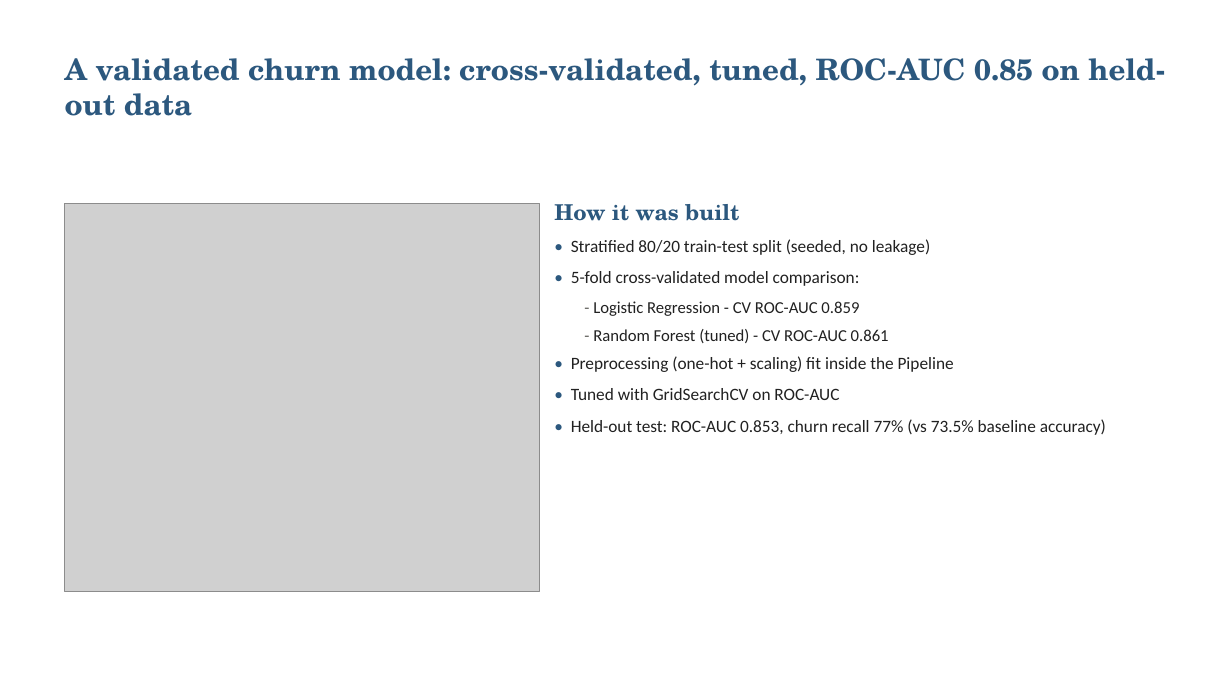
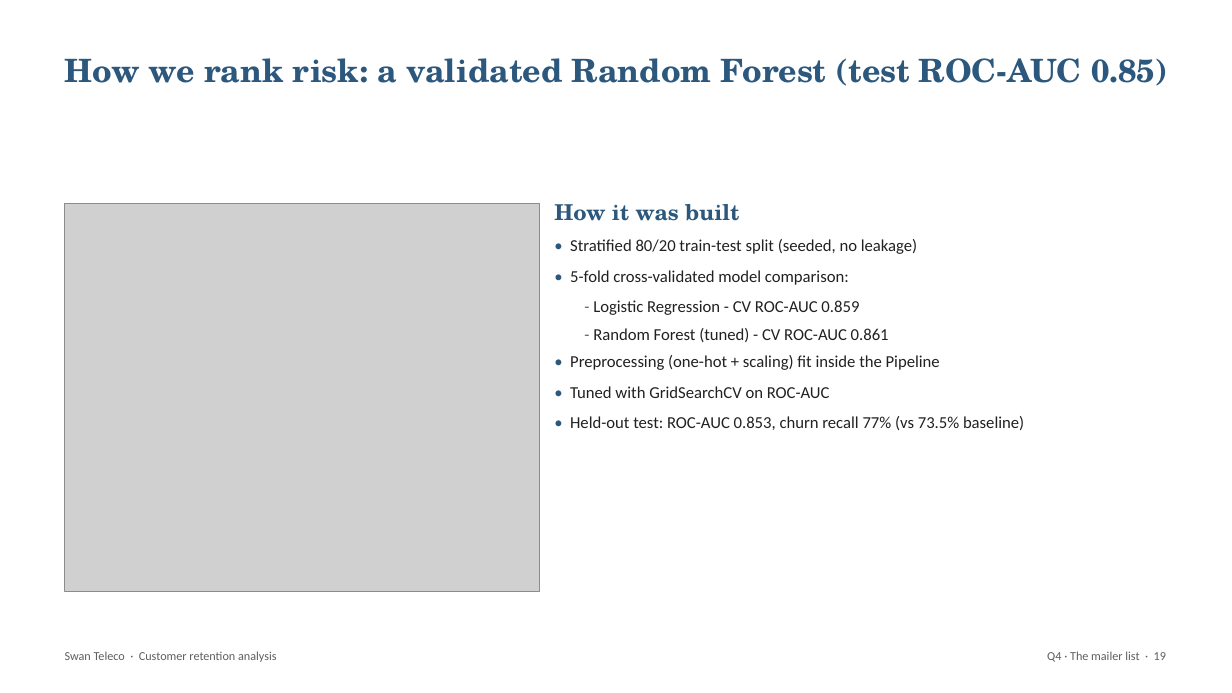
Before and after one commit to Sai-Bolla/SwanTeleco, a slide deck: slide 19 of Swan_Teleco_EDA_Clustering_Deck.pptx (slide 7 before the commit). Drawn at 1232x693 pixels with LibreOffice and Linux fonts; fonts in the diff are those of the drawing; grey boxes stand for pictures. Boxes give left, top, right and bottom in pixels: in the first picture for what was removed or moved away, otherwise in the second. Text is boxed around its words. In the diff, an @@ line names an element or a change of style, - is before the commit and + after.

```diff
--- a/Swan_Teleco_EDA_Clustering_Deck.pptx
+++ b/Swan_Teleco_EDA_Clustering_Deck.pptx
@@ text at [65, 58, 1168, 86]: text changed; size 23 to 25 pt @@
-A validated churn model: cross-validated, tuned, ROC-AUC 0.85 on held-out data
+How we rank risk: a validated Random Forest (test ROC-AUC 0.85)
@@ text at [570, 239, 940, 398]: size 13.5 to 13 pt in "• Stratified 80/20 train-test split (seeded, no ...", "• 5-fold cross-validated model comparison:", "• Preprocessing (one-hot + scaling) fit inside ...", "• Tuned with GridSearchCV on ROC-AUC" @@
@@ text at [570, 416, 1024, 430]: text changed; size 13.5 to 13 pt @@
-• Held-out test: ROC-AUC 0.853, churn recall 77% (vs 73.5% baseline accuracy)
+• Held-out test: ROC-AUC 0.853, churn recall 77% (vs 73.5% baseline)
@@ text added at [65, 651, 277, 662], 9.5 pt, text #5F5E5A @@
+Swan Teleco · Customer retention analysis
@@ text added at [1047, 651, 1166, 662], 9.5 pt, text #5F5E5A @@
+Q4 · The mailer list · 19
```
Also in this commit, not shown: 6 other slides changed, 15 slides added, 2 slides removed, 3 other files.
